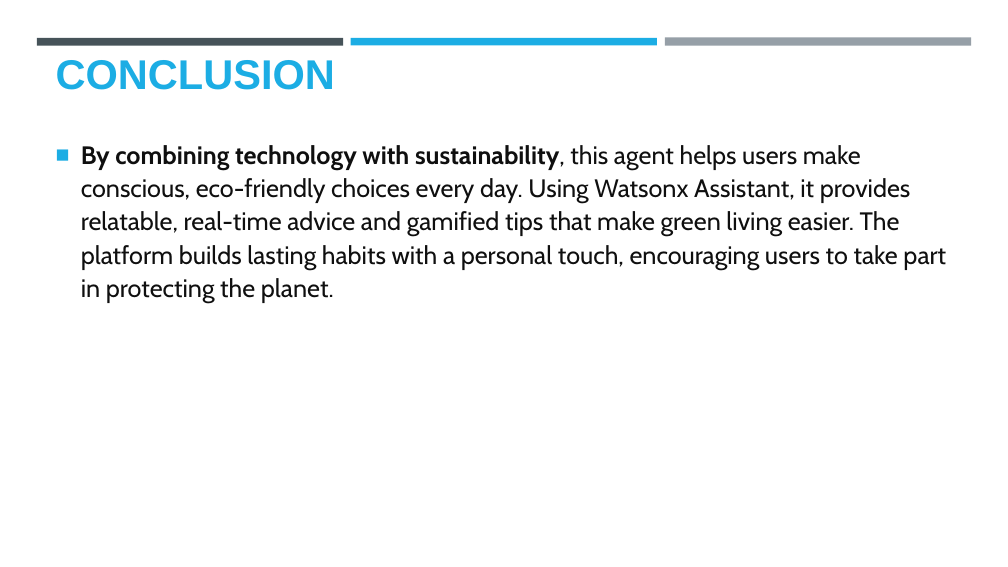
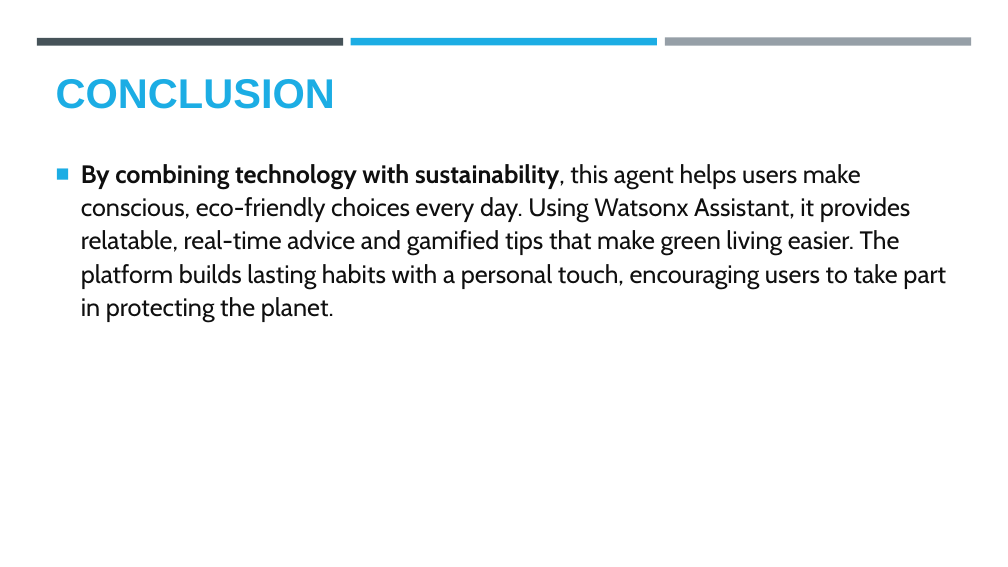
Before and after one commit to Suryank7/Eco-Lifestyle-Agent, a slide deck: slide 13 of ProjectTemplate (1) - Copy.pptx (slide 10 before the commit). Drawn at 1008x567 pixels with LibreOffice and Linux fonts; fonts in the diff are those of the drawing; background and template pictures are left out. Boxes give left, top, right and bottom in pixels: in the first picture for what was removed or moved away, otherwise in the second. Text is boxed around its words. In the diff, an @@ line names an element or a change of style, - is before the commit and + after.

```diff
--- a/ProjectTemplate (1) - Copy.pptx
+++ b/ProjectTemplate (1) - Copy.pptx
@@ text "By combining technology with sustainability, ...": place and size @@
-text "By combining technology with sustainability, ..." at bbox=[81, 145, 946, 303]
+text "By combining technology with sustainability, ..." at bbox=[81, 164, 946, 322]
@@ title "CONCLUSION": place and size @@
-title "CONCLUSION" at bbox=[56, 60, 335, 90]
+title "CONCLUSION" at bbox=[56, 79, 335, 109]
```
Also in this commit, not shown: 9 other slides changed, 4 slides added.
